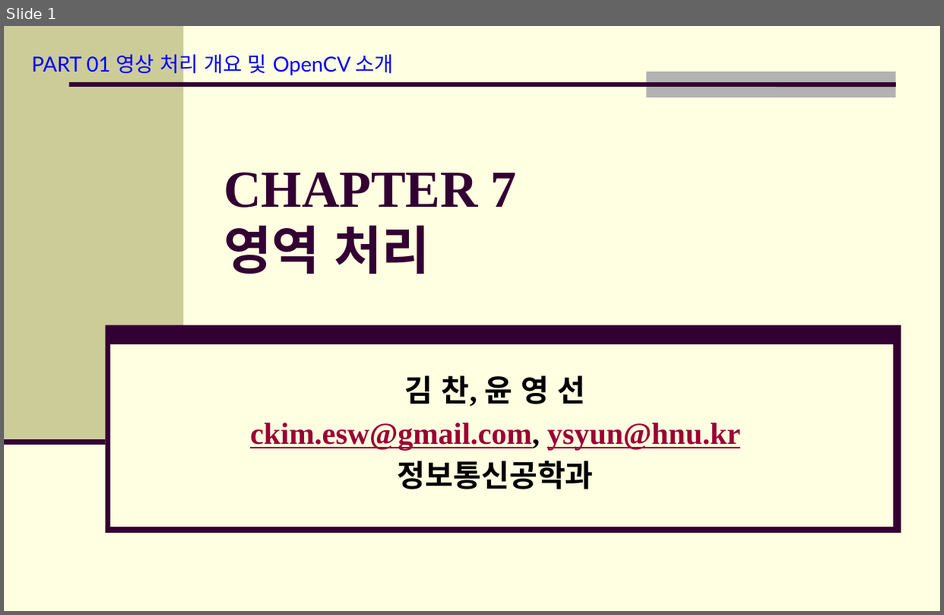
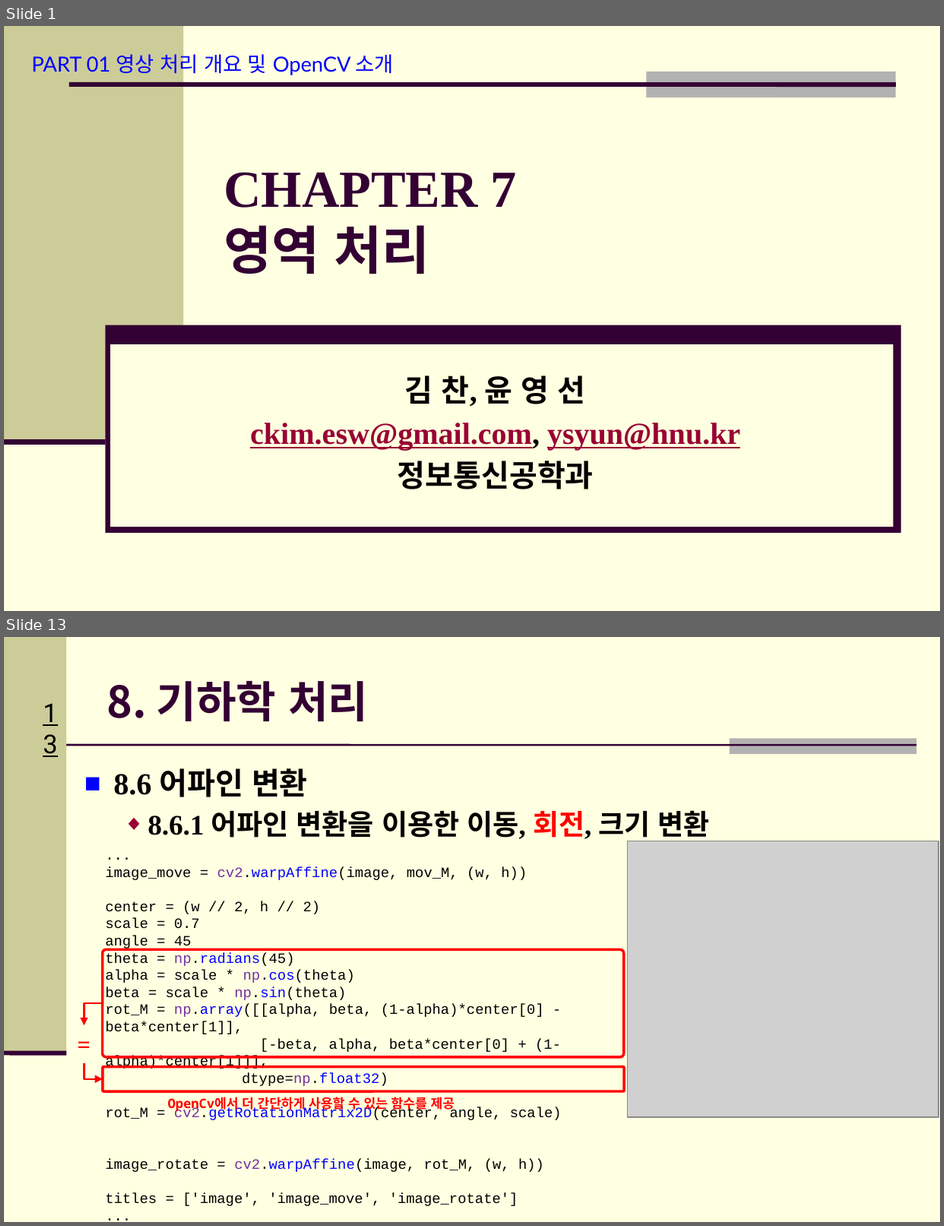
Before and after one commit to Hitbee-dev/OpenCV-Python, a slide deck: 2022-11-29/documents/CH_07 영역 처리 & CH_08 기하학 처리.pptx. Shown one above the other, each under a label of ours: slide 1 before the commit, slides 1 and 13 after it; the slides between them are not shown. The pictures are 944x615 and 944x1226 pixels, drawn with LibreOffice and Linux fonts; fonts in the diff are those of the drawing; grey boxes stand for pictures; background and template pictures are left out. Boxes give left, top, right and bottom in pixels: in the first picture for what was removed or moved away, otherwise in the second. Text is boxed around its words. In the diff, an @@ line names an element or a change of style, - is before the commit and + after.

```diff
--- a/2022-11-29/documents/CH_07 영역 처리 & CH_08 기하학 처리.pptx
+++ b/2022-11-29/documents/CH_07 영역 처리 & CH_08 기하학 처리.pptx
@@ slide 13 added at (4, 637, 940, 1222), background #FFFFE1 @@
@@ rectangle added at (4, 637, 67, 1053), fill #CCCC99 @@
@@ title added at (107, 681, 368, 721), 33.3 pt, text #330033, bold @@
+8. 기하학 처리
@@ page number added at (28, 692, 73, 734), 20 pt, text #000000, underline @@
+13
@@ line added from (67, 745) to (917, 745), #330033 1.5 pt @@
@@ rectangle added at (730, 738, 917, 754), fill #B2B2B2 @@
@@ text added at (113, 768, 710, 842), 21.7 pt, text #000000, bold @@
+■ 8.6 어파인 변환
+  ◆ 8.6.1 어파인 변환을 이용한 이동, 회전, 크기 변환
@@ picture added at (628, 841, 939, 1117) @@
@@ text added at (105, 867, 562, 1206), 11 pt, text #000000 @@
+...
+image_move = cv2.warpAffine(image, mov_M, (w, h))
+center = (w // 2, h // 2)
+scale = 0.7
+angle = 45
+theta = np.radians(45)
+alpha = scale * np.cos(theta)
+beta = scale * np.sin(theta)
+rot_M = np.array([[alpha, beta, (1-alpha)*center[0] - beta*center[1]],
+[-beta, alpha, beta*center[0] + (1-alpha)*center[1]]],
+dtype=np.float32)
+rot_M = cv2.getRotationMatrix2D(center, angle, scale)
+image_rotate = cv2.warpAffine(image, rot_M, (w, h))
+titles = ['image', 'image_move', 'image_rotate']
+...
@@ rounded rectangle added at (102, 949, 624, 1057), outline #FF0000 2 pt @@
@@ elbow arrow added from (102, 1003) to (85, 1025), #FF0000 1.5 pt @@
@@ text added at (68, 1025, 100, 1063), 18 pt, text #FF0000, bold @@
+=
@@ line added from (4, 1053) to (67, 1053), #330033 3.5 pt @@
@@ elbow arrow added from (85, 1063) to (102, 1079), #FF0000 1.5 pt @@
@@ rounded rectangle added at (102, 1066, 624, 1091), outline #FF0000 2 pt @@
@@ text added at (168, 1095, 455, 1113), 10 pt, text #FF0000, bold @@
+OpenCv에서 더 간단하게 사용할 수 있는 함수를 제공
```
Also in this commit, not shown: 1 slide changed, 12 other slides added, 3 other files.
